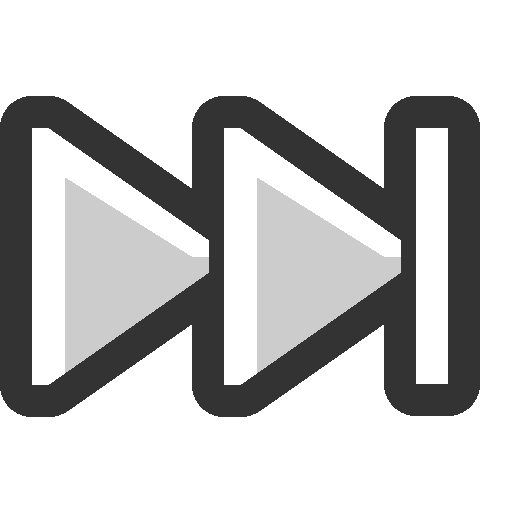
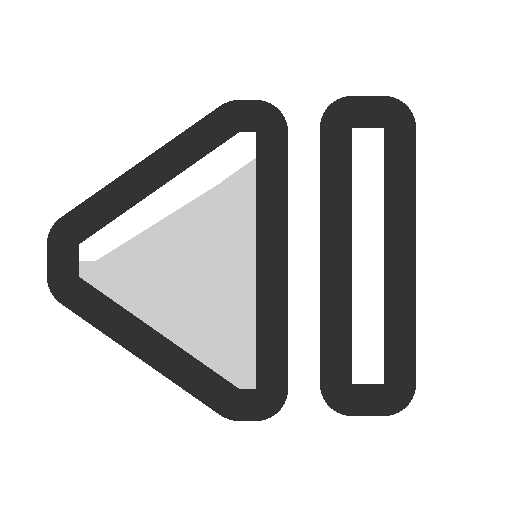
Two versions of the same layered image (512x512). Layer-by-layer changes:
added layer "Ebene #10" above "Ebene #7" over (47, 100, 288, 421)
added layer "Ebene #8" above "Ebene #5" over (320, 96, 416, 416)
hid "Ebene #6" over (384, 96, 480, 416)
hid "Ebene #1" over (0, 96, 433, 417)
